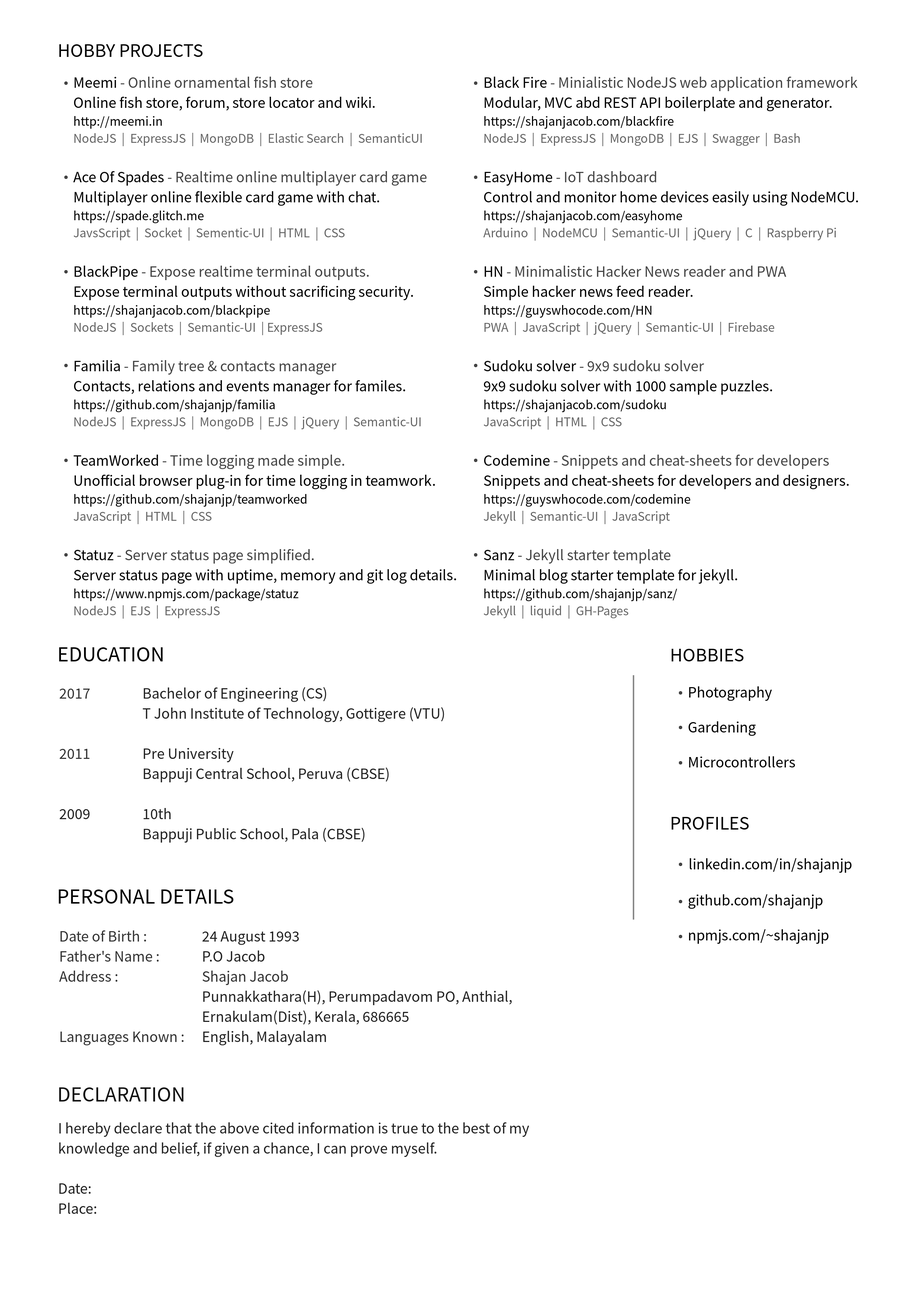
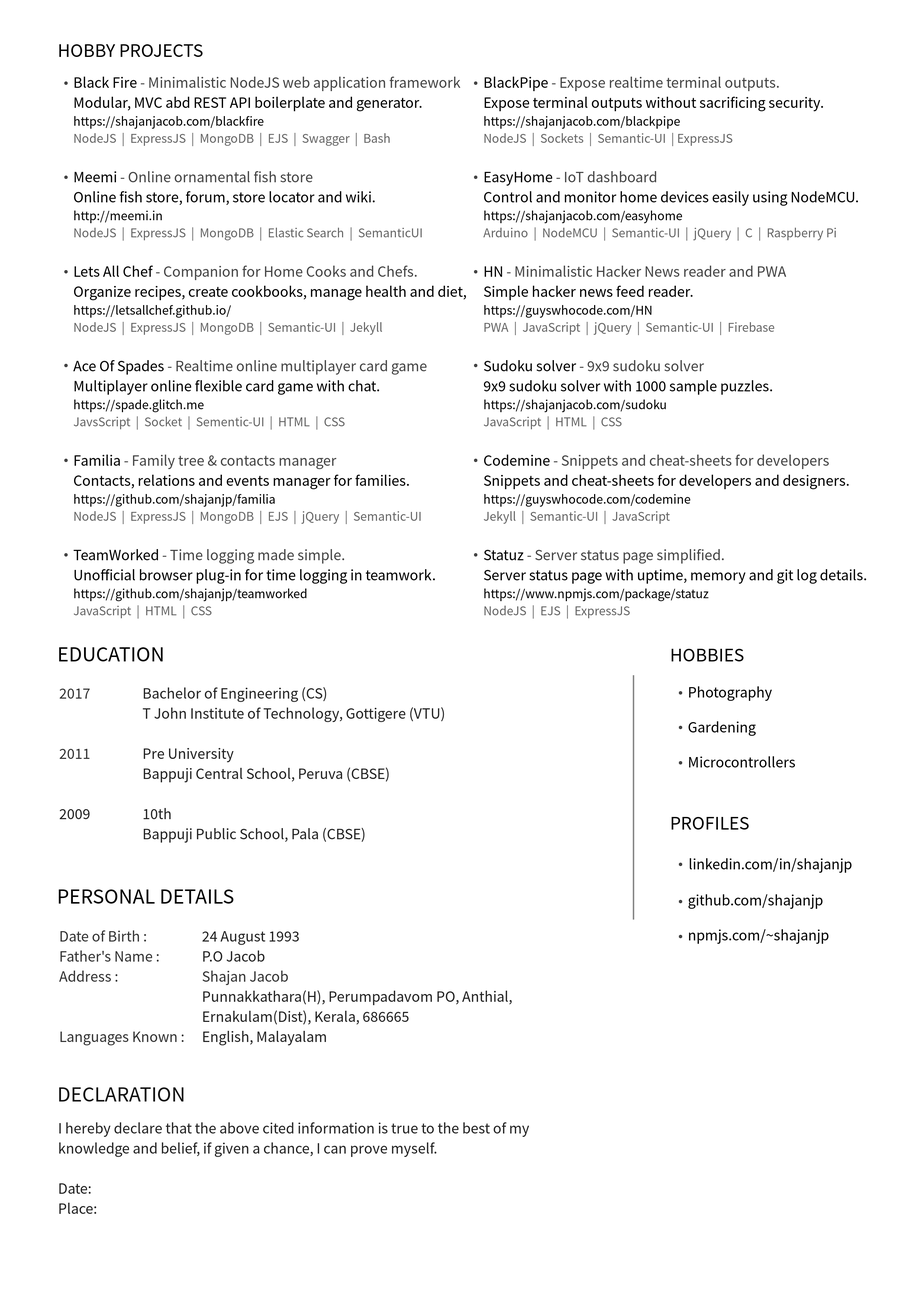
Revision of a layered 922×1305 image; what changed, layer by layer:
renamed "Black Fire - Minialistic NodeJ..." to "BlackPipe - Expose realtime te...", painted on it over [483, 76, 867, 619]
renamed "Meemi - Online ornamental fish..." to "Black Fire - Minimalistic Node...", painted on it over [73, 76, 467, 619]
